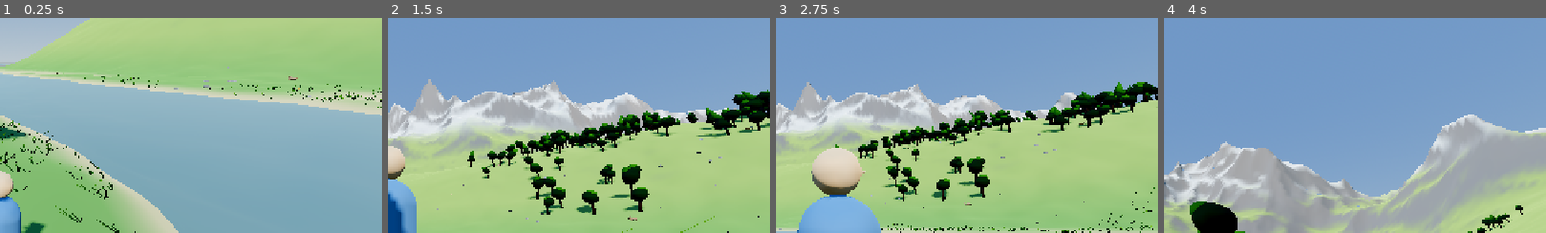
Above: before the commit, frames 1-4 (left to right).
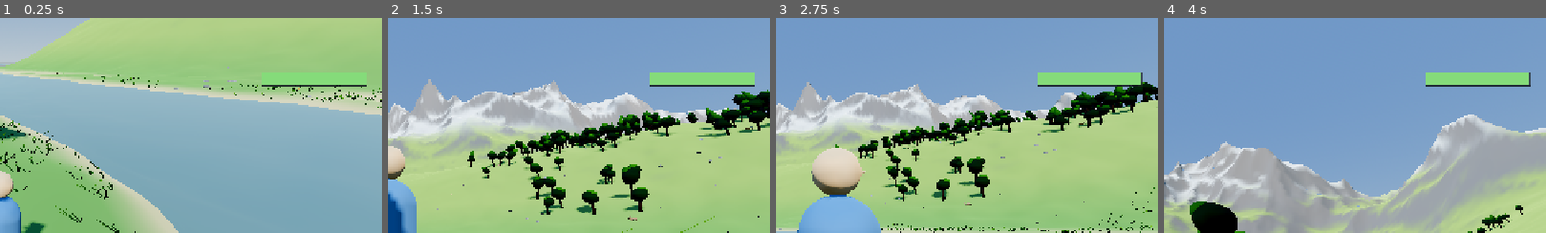
Above: after the commit, the same moments.

Repository: kabartay/aava
Game: Godot game, scene res://main.tscn
The game is run twice, just before and just after one commit, with the same random seed, the same clock (stepped at 60 frames per second) and the same inputs.
Inputs (mouse positions are % of the whole screen's width and height, from its top left):
- Up to frame 1 (0.25 s): no input
- Up to frame 2 (1.5 s): tap Enter at 0.5 s; drag from (50, 50) to (60, 28) at 0.52 s; drag from (10, 29) to (45, 70) at 1.27 s
- Up to frame 3 (2.75 s): move the mouse to (60, 28) at 2.02 s; hold D (move_right) from 2.03 s (still down); tap Enter at 2.1 s; click (60, 28) at 2.17 s
- Up to frame 4 (4 s): release D (move_right) at 2.75 s; drag from (45, 70) to (20, 35) at 2.77 s; move the mouse to (80, 65) at 3.52 s; hold A (move_left) from 3.53 s (still down); tap Shift (sprint) at 3.6 s; click (80, 65) at 3.67 s; tap Space (jump) at 3.77 s
The pictures show only the part of the screen within x 50-100%, y 15-65%; the shares and areas given below are measured in that part.

The runs differ from the first frame. In frame 1, 0.3% of the frame differs, in the area x 68-96%, y 27-32%; in frame 2, 1.8%, in the area x 68-96%, y 25-32%; in frame 3, 1.8%; in frame 4, 1.8%.

Commit message:
Add energy and a water bottle that fills at the river
Energy paces the day without ever stranding a child. Running drains it, walking
and resting return it, and at zero the player still walks at full speed — only
running is withheld. A game that makes a six-year-old crawl home is a game he
stops playing. Getting back to running takes about five seconds of rest.

The bottle bought in the shop fills by walking into the shallows, with no
button: a child who waded in has already said what he wants. Four drinks per
fill. A drink restores a third of the bar.

Water also waters animals. Anything living more than 60 m from the river can be
thirsty, and giving it a drink pays the same as feeding it — so the bottle is an
alternative to carrying sticks and cones, not a way around the cooldown. Beavers
are never thirsty.

The gauge draws an energy bar that turns amber then red, and a bottle with a
visible water line. No numbers: 0-100 is exact and unreadable at six.

Adds a splash sound synthesised from damped noise rather than a tone, since
water has no pitch.

Checks cover the property that matters most — walking speed is never affected by
energy, so there is no way to be stranded — plus fill/drink/pour arithmetic and
that being tired is explained in all three languages.

Diff:
--- a/src/audio/sounds.gd
+++ b/src/audio/sounds.gd
@@ -40,6 +40,7 @@
 	CLEARED,    # a rock was jumped
 	GROWN,      # a sapling reached its next stage
 	CHIME,      # the world answering: a grove, birds
+	SPLASH,     # water: filling the bottle, watering an animal
 }
 
 var _players: Array[AudioStreamPlayer] = []
@@ -94,8 +95,38 @@
 			return _tone([SCALE[5], SCALE[7], SCALE[9]], 0.30, 0.55)
 		Sound.GROWN:
 			return _tone([SCALE[1], SCALE[3], SCALE[6]], 0.42, 0.5)
+		Sound.SPLASH:
+			return _splash(0.22)
 		_:
 			return _tone([SCALE[7], SCALE[9], SCALE[8]], 0.60, 0.45)
+
+## Filtered noise under a soft envelope: water has no pitch, so a tone is
+## exactly wrong for it. The slow attack is what separates a splash from a
+## thump — water gives way before it resists.
+func _splash(seconds: float) -> AudioStreamWAV:
+	var samples := int(RATE * seconds)
+	var data := PackedByteArray()
+	data.resize(samples * 2)
+
+	var noise := RandomNumberGenerator.new()
+	noise.seed = 20260904
+	# Carries the previous sample forward so the noise is damped rather than
+	# hissing; a plain random series sounds like radio static.
+	var carried := 0.0
+
+	for i in samples:
+		var progress := float(i) / float(samples)
+		var envelope := minf(progress * 12.0, 1.0) * pow(1.0 - progress, 1.6)
+		carried = lerpf(carried, noise.randf_range(-1.0, 1.0), 0.34)
+		var value := carried * envelope * 0.5
+		var sample := int(clampf(value, -1.0, 1.0) * 32767.0)
+		data.encode_s16(i * 2, sample)
+
+	var stream := AudioStreamWAV.new()
+	stream.format = AudioStreamWAV.FORMAT_16_BITS
+	stream.mix_rate = RATE
+	stream.data = data
+	return stream
 
 ## A short run of partials under one envelope. `rising` plays them upward in
 ## time rather than together, which is what turns a chord into a little tune.
--- a/src/dev/capture.gd
+++ b/src/dev/capture.gd
@@ -23,6 +23,8 @@
 ##   --lang=en|fr|ru  which language to draw the interface in
 ##   --zoom=METRES  pull the camera this far further out than its default
 ##   --shop=1  open the shop panel, with coins to spend
+##   --energy=N  draw the energy bar at this fraction (0..1)
+##   --water=N  draw the bottle at this fraction, and carry one
 ##   --animals=1  place one of every animal in front of the camera
 ##   --kick=SECONDS kick the nearest ball, then watch it fly for this long
 ##   --power=0..1   how hard to kick it
@@ -54,6 +56,8 @@
 var _kick_loft := 0.25
 var _zoom := 0.0
 var _shop := false
+var _energy := 1.0
+var _water := -1.0
 var _animals := false
 var _coins := 40
 var _house := false
@@ -153,6 +157,7 @@
 			&"care": func() -> void: pass,
 			&"shop": func() -> void: pass,
 			&"buy": func(_item: StringName) -> void: pass,
+			&"drink": func() -> void: pass,
 		}
 	)
 
@@ -177,6 +182,7 @@
 
 	# After the interface exists, or these paint onto nothing.
 	_hud.set_coins(_coins)
+	_hud.set_vitals(_energy, maxf(_water, 0.0), _water >= 0.0)
 	if _shop:
 		_hud.set_shop_open(true, _coins, {})
 	if _animals:
@@ -423,6 +429,10 @@
 				_zoom = value.to_float()
 			"shop":
 				_shop = value.to_int() != 0
+			"energy":
+				_energy = value.to_float()
+			"water":
+				_water = value.to_float()
 			"animals":
 				_animals = value.to_int() != 0
 			"coins":
--- a/src/dev/ci_check.gd
+++ b/src/dev/ci_check.gd
@@ -34,6 +34,7 @@
 	_check_caring_pays()
 	_check_the_shop_adds_up()
 	_check_nodes_are_usable_immediately()
+	_check_energy_never_strands()
 
 	if _failures > 0:
 		printerr("FAILED: %d check(s)" % _failures)
@@ -349,7 +350,7 @@
 		"Atmosphere", "PlantMeshes", "Vegetation", "VegetationTile", "Pickups",
 		"Birds", "World", "Player", "CameraRig", "CameraPad", "Hud",
 		"InputActions", "ItemKinds", "Inventory", "SaveGame", "Wiring",
-		"BuildKinds", "Structures", "BuildMode", "Backpack", "Text", "HouseParts", "Minimap", "PartIcon", "Sounds", "Tasks", "Animals", "AnimalKinds", "Wallet", "ShopStock",
+		"BuildKinds", "Structures", "BuildMode", "Backpack", "Text", "HouseParts", "Minimap", "PartIcon", "Sounds", "Tasks", "Animals", "AnimalKinds", "Wallet", "ShopStock", "Vitals",
 		"Pitch", "Ball", "Goal", "FootballGround", "Boulders", "HouseParts",
 	])
 	var missing := PackedStringArray()
@@ -1008,3 +1009,83 @@
 
 	build.queue_free()
 	structures.queue_free()
+
+## Energy paces the day. The one thing it must never do is leave a child unable
+## to get home, so most of this check is about what stays possible at zero.
+func _check_energy_never_strands() -> void:
+	print("energy paces without stranding")
+	var vitals := Vitals.new()
+
+	_expect(is_equal_approx(vitals.fraction(), 1.0), "a new player starts rested")
+
+	# Run it flat.
+	for _i in 200:
+		vitals.advance(1.0, true, true)
+	_expect(vitals.fraction() <= 0.0001, "running long enough empties the bar")
+	_expect(not vitals.can_run(), "an empty bar stops the running")
+
+	# The critical property: walking is never taken away.
+	var walked := Player.WALK_SPEED
+	_expect(walked > 0.0, "walking speed is unaffected by energy — there is no way to be stranded")
+
+	# Resting brings it back, and within a reasonable wait.
+	var seconds := 0.0
+	while not vitals.can_run() and seconds < 600.0:
+		vitals.advance(1.0, false, false)
+		seconds += 1.0
+	_expect(vitals.can_run(), "resting restores the ability to run")
+	_expect(seconds <= 30.0, "the wait to run again is %d s, not a punishment" % int(seconds))
+
+	# Walking also recovers, so heading home is never wasted time.
+	var walking := Vitals.new()
+	walking.energy = 10.0
+	walking.advance(4.0, false, true)
+	_expect(walking.energy > 10.0, "walking recovers energy too, just slower than resting")
+
+	# Water: nothing works without the bottle, everything works with it.
+	var thirsty := Vitals.new()
+	thirsty.energy = 10.0
+	_expect(not thirsty.fill(), "no bottle, nothing to fill")
+	_expect(not thirsty.drink(), "no bottle, nothing to drink")
+
+	thirsty.grant_bottle()
+	_expect(thirsty.fill(), "the bottle fills at the river")
+	_expect(is_equal_approx(thirsty.water_fraction(), 1.0), "and it fills completely")
+	_expect(not thirsty.fill(), "a full bottle cannot be filled again")
+
+	var before := thirsty.energy
+	_expect(thirsty.drink(), "a full bottle gives a drink")
+	_expect(thirsty.energy > before, "drinking restores energy")
+
+	var drinks := 1
+	while thirsty.drink():
+		drinks += 1
+	_expect(drinks == int(Vitals.MAX_WATER / Vitals.DRINK), "a full bottle holds %d drinks" % drinks)
+	_expect(not thirsty.drink(), "an empty bottle gives nothing")
+
+	# Pouring for an animal costs water and returns no energy.
+	var pouring := Vitals.new()
+	pouring.grant_bottle()
+	pouring.fill()
+	pouring.energy = 20.0
+	_expect(pouring.pour(), "water can be poured out for an animal")
+	_expect(is_equal_approx(pouring.energy, 20.0), "pouring for an animal gives the player nothing back")
+	_expect(pouring.water < Vitals.MAX_WATER, "but it does cost water")
+
+	# Drinking must never overflow the bar.
+	var brimming := Vitals.new()
+	brimming.grant_bottle()
+	brimming.fill()
+	brimming.drink()
+	_expect(brimming.energy <= Vitals.MAX_ENERGY, "drinking while full does not overflow")
+
+	var restored := Vitals.new()
+	restored.from_data(pouring.to_data())
+	_expect(restored.has_bottle, "the bottle survives a save")
+	_expect(is_equal_approx(restored.water, pouring.water), "the water level survives a save")
+	_expect(is_equal_approx(restored.energy, pouring.energy), "energy survives a save")
+
+	for code in [Text.EN, Text.FR, Text.RU]:
+		Text.set_language(code)
+		_expect(not Text.of("say_tired").begins_with("?"), "being tired is explained in %s" % code)
+	Text.set_language(Text.EN)
--- /dev/null
+++ b/src/game/vitals.gd
@@ -0,0 +1,122 @@
+class_name Vitals
+extends RefCounted
+
+## Energy, and the water carried to restore it.
+##
+## The design rule here is that energy paces the day; it never strands a child.
+## Running costs energy and walking does not, so energy is a reason to walk
+## sometimes rather than a punishment for having run. At zero the player still
+## walks at full speed — only running is withheld — because a game that makes a
+## six-year-old crawl home is a game he stops playing.
+##
+## Water is the other half: the bottle bought in the shop fills at the river and
+## empties into either the player or a thirsty animal. That gives the river a
+## use beyond scenery and the bottle a use beyond being the cheapest thing in
+## the shop.
+
+signal energy_changed(fraction: float)
+signal water_changed(fraction: float)
+signal exhausted()
+signal revived()
+
+## Full energy in seconds of continuous running. Roughly a minute and a half,
+## which is far enough to cross the valley and back at a run.
+const MAX_ENERGY := 90.0
+
+## What running costs, and what standing still returns. Recovery is deliberately
+## slower than the drain, so running is a choice, but it is never so slow that
+## waiting feels like a punishment.
+const RUN_DRAIN := 1.0
+const REST_RECOVERY := 0.42
+const WALK_RECOVERY := 0.16
+
+## A full bottle. Four drinks, so it is worth carrying and worth refilling.
+const MAX_WATER := 4.0
+const DRINK := 1.0
+
+## What one drink restores, as a fraction of full energy.
+const DRINK_RESTORE := 0.34
+
+## Below this the player cannot run. Not zero, so there is a moment of warning
+## rather than a sudden stop.
+const TIRED := 0.02
+
+var energy := MAX_ENERGY
+var water := 0.0
+var has_bottle := false
+
+var _was_tired := false
+
+func fraction() -> float:
+	return energy / MAX_ENERGY
+
+func water_fraction() -> float:
+	return water / MAX_WATER if has_bottle else 0.0
+
+func can_run() -> bool:
+	return fraction() > TIRED
+
+## Called every frame with what the player is actually doing.
+func advance(delta: float, running: bool, moving: bool) -> void:
+	var before := energy
+	if running and moving:
+		energy -= RUN_DRAIN * delta
+	elif moving:
+		energy += WALK_RECOVERY * delta
+	else:
+		energy += REST_RECOVERY * delta
+	energy = clampf(energy, 0.0, MAX_ENERGY)
+
+	# Announce crossing the tired line in both directions, so the interface can
+	# say why running stopped working and, more importantly, when it works
+	# again. A control that goes quiet without explanation reads as broken.
+	var tired_now := not can_run()
+	if tired_now and not _was_tired:
+		exhausted.emit()
+	elif not tired_now and _was_tired:
+		revived.emit()
+	_was_tired = tired_now
+
+	if not is_equal_approx(before, energy):
+		energy_changed.emit(fraction())
+
+## Fill at the river. Returns true if anything was actually taken on board.
+func fill() -> bool:
+	if not has_bottle or is_equal_approx(water, MAX_WATER):
+		return false
+	water = MAX_WATER
+	water_changed.emit(water_fraction())
+	return true
+
+## Drink. Returns true if there was water to drink.
+func drink() -> bool:
+	if not has_bottle or water < DRINK:
+		return false
+	water -= DRINK
+	energy = minf(MAX_ENERGY, energy + MAX_ENERGY * DRINK_RESTORE)
+	water_changed.emit(water_fraction())
+	energy_changed.emit(fraction())
+	return true
+
+## Pour a drink out for an animal. Same cost, no energy back.
+func pour() -> bool:
+	if not has_bottle or water < DRINK:
+		return false
+	water -= DRINK
+	water_changed.emit(water_fraction())
+	return true
+
+func grant_bottle() -> void:
+	has_bottle = true
+	water_changed.emit(water_fraction())
+
+func to_data() -> Dictionary:
+	return {"energy": energy, "water": water, "bottle": has_bottle}
+
+func from_data(data: Dictionary) -> void:
+	energy = clampf(float(data.get("energy", MAX_ENERGY)), 0.0, MAX_ENERGY)
+	water = clampf(float(data.get("water", 0.0)), 0.0, MAX_WATER)
+	has_bottle = bool(data.get("bottle", false))
+	_was_tired = not can_run()
+	energy_changed.emit(fraction())
+	water_changed.emit(water_fraction())
--- a/src/game/wiring.gd
+++ b/src/game/wiring.gd
@@ -16,7 +16,7 @@
 ## Every handler the interface can call. A missing one is reported by name.
 const HANDLERS := [
 	&"place", &"kick_start", &"kick_release", &"jump", &"remove",
-	&"language", &"reset", &"care", &"shop", &"buy",
+	&"language", &"reset", &"care", &"shop", &"buy", &"drink",
 ]
 
 static func connect_hud(
@@ -49,6 +49,7 @@
 	hud.care_pressed.connect(handlers.get(&"care", Callable()))
 	hud.shop_toggled.connect(handlers.get(&"shop", Callable()))
 	hud.shop_buy.connect(handlers.get(&"buy", Callable()))
+	hud.drink_pressed.connect(handlers.get(&"drink", Callable()))
 
 	# The map is attached here rather than by the caller, because the
 	# screenshot tool built its own interface and silently had no map — exactly
--- a/src/i18n/text.gd
+++ b/src/i18n/text.gd
@@ -146,6 +146,24 @@
 
 	# The shop, and what each thing is for. Descriptions say what it does rather
 	# than what it is, because a child buys a verb.
+	"ui_drink": {
+		EN: "drink", FR: "boire", RU: "попить",
+	},
+	"say_filled": {
+		EN: "bottle full", FR: "gourde pleine", RU: "бутылка полная",
+	},
+	"say_tired": {
+		EN: "too tired to run — rest, or have a drink",
+		FR: "trop fatigué pour courir — repose-toi, ou bois un coup",
+		RU: "устал бежать — отдохни или попей",
+	},
+	"say_rested": {
+		EN: "you can run again", FR: "tu peux courir à nouveau",
+		RU: "снова можно бежать",
+	},
+	"say_watered": {
+		EN: "%s had a drink", FR: "%s a bu", RU: "%s попил",
+	},
 	"ui_shop": {EN: "shop", FR: "boutique", RU: "магазин"},
 	"ui_coins": {EN: "coins", FR: "pièces", RU: "монеты"},
 	"ui_owned": {EN: "yours", FR: "à toi", RU: "твоё"},
--- a/src/main.gd
+++ b/src/main.gd
@@ -32,6 +32,7 @@
 var sounds: Sounds
 var tasks: Tasks
 var wallet: Wallet
+var vitals: Vitals
 
 var _waiting_for_ground := false
 var _autosave := AUTOSAVE_SECONDS
@@ -66,6 +67,19 @@
 	wallet = Wallet.new()
 	if save.has("wallet"):
 		wallet.from_data(save["wallet"])
+
+	vitals = Vitals.new()
+	# The bottle is a shop purchase, so a restored game that already bought one
+	# still carries it.
+	if wallet.has(ShopStock.BOTTLE):
+		vitals.grant_bottle()
+	if save.has("vitals"):
+		vitals.from_data(save["vitals"])
+
+	vitals.energy_changed.connect(func(_f: float) -> void: _refresh_vitals())
+	vitals.water_changed.connect(func(_f: float) -> void: _refresh_vitals())
+	vitals.exhausted.connect(func() -> void: hud.announce(Text.of("say_tired"), 3.0))
+	vitals.revived.connect(func() -> void: hud.announce(Text.of("say_rested"), 2.0))
 
 	world = World.new(seed_value)
 	world.name = "World"
@@ -166,6 +180,19 @@
 	# nothing in the controller has to know that jumping rocks is a game.
 	world.boulders.watch(player.global_position, not player.is_on_floor())
 	world.animals.watch(player.global_position, inventory)
+
+	# Energy follows what the player actually did this frame, and gates running
+	# on the next one.
+	vitals.advance(delta, player.is_running, player.is_moving)
+	player.may_run = vitals.can_run()
+
+	# Standing in the shallows fills the bottle without a button. A child who
+	# walks into the river to fill up has already expressed the intent; asking
+	# him to also find a control would be asking twice.
+	if vitals.has_bottle and _standing_in_water():
+		if vitals.fill():
+			sounds.play(Sounds.Sound.SPLASH)
+			hud.announce(Text.of("say_filled"), 1.6)
 
 	# The care button says what the animal in front of you wants, at the moment
 	# you can do something about it.
@@ -265,13 +292,38 @@
 		&"care": _on_care,
 		&"shop": _on_shop,
 		&"buy": _on_buy,
+		&"drink": _on_drink,
 	}
 
 ## Feeding or stroking whatever is in front of the player.
+func _refresh_vitals() -> void:
+	hud.set_vitals(vitals.fraction(), vitals.water_fraction(), vitals.has_bottle)
+
+## True when the player is standing in water shallow enough to reach into.
+func _standing_in_water() -> bool:
+	var at := player.global_position
+	return at.y < HeightField.WATER_LEVEL + 0.9 and world.field.distance_to_river(at.x, at.z) < 30.0
+
+func _on_drink() -> void:
+	if vitals.drink():
+		sounds.play(Sounds.Sound.PICKUP)
+	_refresh_vitals()
+
 func _on_care() -> void:
 	var animal := world.animals.nearest_caring(player.global_position, inventory)
 	if animal.is_empty():
 		return
+	# A thirsty animal takes water rather than food. This is the bottle's second
+	# use and the reason it is the cheapest thing in the shop.
+	if world.animals.is_thirsty(animal) and vitals.has_bottle and vitals.water >= Vitals.DRINK:
+		if vitals.pour():
+			var reward := world.animals.water_for(animal)
+			wallet.earn(reward)
+			sounds.play(Sounds.Sound.SPLASH)
+			hud.announce(Text.format("say_watered", [AnimalKinds.label(animal["kind"])]), 2.0)
+			_refresh_vitals()
+			return
+
 	var coins := world.animals.care_for(animal, inventory)
 	if coins <= 0:
 		return
@@ -284,6 +336,9 @@
 
 func _on_buy(item: StringName) -> void:
 	if wallet.buy(item, ShopStock.price(item)):
+		if item == ShopStock.BOTTLE:
+			vitals.grant_bottle()
+			_refresh_vitals()
 		sounds.play(Sounds.Sound.GOAL)
 		hud.announce(Text.format("say_bought", [ShopStock.label(item)]), 3.0)
 	else:
@@ -395,6 +450,7 @@
 		"boulders": world.boulders.to_data(),
 		"tasks": tasks.to_data(),
 		"wallet": wallet.to_data(),
+		"vitals": vitals.to_data(),
 		"animals": world.animals.to_data(),
 	})
 
--- a/src/player/player.gd
+++ b/src/player/player.gd
@@ -35,6 +35,12 @@
 signal landed(speed: float)
 
 var camera_yaw := 0.0
+
+## Set by the game from the player's energy. False means walk-only.
+var may_run := true
+## Read back by the game to decide what energy the movement actually cost.
+var is_running := false
+var is_moving := false
 
 var _coyote := 0.0
 var _buffered_jump := 0.0
@@ -165,6 +171,12 @@
 		top = RUN_SPEED
 		push = maxf(push, 1.0)
 
+	# Too tired to run, but never too tired to walk. Energy shapes the pace of a
+	# day; it must not strand a child halfway up a hill.
+	if not may_run:
+		top = minf(top, WALK_SPEED)
+	is_running = top > WALK_SPEED + 0.01 and wish.length_squared() > 0.01
+
 	var target := wish * top * minf(push, 1.0)
 	var horizontal := Vector3(velocity.x, 0.0, velocity.z)
 
@@ -172,6 +184,7 @@
 	if wish.length_squared() < 0.01 and grounded:
 		rate = GROUND_FRICTION
 	horizontal = horizontal.move_toward(target, rate * delta)
+	is_moving = horizontal.length_squared() > 0.35
 
 	velocity.x = horizontal.x
 	velocity.z = horizontal.z
--- a/src/ui/hud.gd
+++ b/src/ui/hud.gd
@@ -32,6 +32,7 @@
 signal care_pressed()
 signal shop_toggled()
 signal shop_buy(item: StringName)
+signal drink_pressed()
 
 var _stick: VirtualJoystick
 var _backpack: Backpack
@@ -68,6 +69,8 @@
 var _task_label: Label
 var _care_button: Button
 var _coins_label: Label
+var _vitals: VitalsGauge
+var _drink_button: Button
 var _shop: PanelContainer
 var _shop_rows: Dictionary = {}
 
@@ -197,6 +200,16 @@
 	# Coins sit beside the bag, because they are the other thing you have.
 	_coins_label = _label(26, Color(1.0, 0.90, 0.52))
 	_coins_label.visible = false
+
+	_vitals = VitalsGauge.new()
+	add_child(_vitals)
+
+	# Only shown when there is something to drink, so it never sits there
+	# inert inviting a press that does nothing.
+	_drink_button = _button(Text.of("ui_drink"), Color(0.58, 0.82, 0.96))
+	_drink_button.visible = false
+	_drink_button.pressed.connect(func() -> void: drink_pressed.emit())
+	add_child(_drink_button)
 	add_child(_coins_label)
 
 	_shop = _build_shop()
@@ -451,6 +464,15 @@
 			row.disabled = mine
 	_layout()
 
+## Energy and water, and whether a drink is worth offering.
+func set_vitals(energy: float, water: float, carries_bottle: bool) -> void:
+	_vitals.set_energy(energy)
+	_vitals.set_water(water, carries_bottle)
+	var can_drink := carries_bottle and water > 0.0
+	if _drink_button.visible != can_drink:
+		_drink_button.visible = can_drink
+		_layout()
+
 func is_shop_open() -> bool:
 	return _shop.visible
 
@@ -769,6 +791,18 @@
 		_backpack.position.y + _backpack.size.y + 8.0
 	)
 
+	# Under the coins, at the same right edge as the bag above it.
+	_vitals.size = _vitals.custom_minimum_size
+	_vitals.position = Vector2(
+		safe.position.x + safe.size.x - VitalsGauge.WIDTH - MARGIN,
+		_coins_label.position.y + _coins_label.size.y + 10.0
+	)
+
+	_drink_button.position = Vector2(
+		safe.position.x + safe.size.x - _drink_button.size.x - MARGIN,
+		_vitals.position.y + _vitals.size.y + 10.0
+	)
+
 	# Centred low, where the kick button sits, since the two never both apply.
 	_care_button.position = Vector2(
 		safe.position.x + safe.size.x * 0.5 - _care_button.size.x * 0.5,
--- /dev/null
+++ b/src/ui/vitals_gauge.gd
@@ -0,0 +1,84 @@
+class_name VitalsGauge
+extends Control
+
+## Energy and water, drawn together under the coin count.
+##
+## A number from 0 to 100 would be exact and useless: the six-year-old cannot
+## read it and the ten-year-old would have to stop and interpret it. A bar that
+## drains and a bottle that empties are read at a glance without being taught.
+##
+## Both are drawn against custom_minimum_size rather than size, because inside a
+## container this control has no size when _draw first runs. See LESSONS.md.
+
+const WIDTH := 176.0
+const HEIGHT := 52.0
+
+const TRACK := Color(0.16, 0.18, 0.22, 0.78)
+const FULL := Color(0.52, 0.86, 0.48)
+const LOW := Color(0.94, 0.72, 0.32)
+const EMPTY := Color(0.90, 0.42, 0.38)
+const GLASS := Color(0.80, 0.88, 0.94, 0.85)
+const WATER := Color(0.38, 0.66, 0.86)
+const OUTLINE := Color(0.06, 0.08, 0.11, 0.85)
+
+var energy := 1.0
+var water := 0.0
+var show_bottle := false
+
+func _init() -> void:
+	custom_minimum_size = Vector2(WIDTH, HEIGHT)
+	mouse_filter = Control.MOUSE_FILTER_IGNORE
+
+func set_energy(fraction: float) -> void:
+	energy = clampf(fraction, 0.0, 1.0)
+	queue_redraw()
+
+func set_water(fraction: float, carried: bool) -> void:
+	water = clampf(fraction, 0.0, 1.0)
+	show_bottle = carried
+	queue_redraw()
+
+func _draw() -> void:
+	var extent := custom_minimum_size if custom_minimum_size.x > 0.0 else size
+	var bottle_room := extent.x * 0.24 if show_bottle else 0.0
+	var bar := Rect2(0.0, extent.y * 0.30, extent.x - bottle_room, extent.y * 0.40)
+
+	draw_rect(bar, TRACK)
+	if energy > 0.0:
+		# Green while there is plenty, amber as it runs down, red when running
+		# has stopped being possible — the colour is the warning, not a message.
+		var tint := FULL
+		if energy < 0.16:
+			tint = EMPTY
+		elif energy < 0.38:
+			tint = LOW
+		draw_rect(Rect2(bar.position, Vector2(bar.size.x * energy, bar.size.y)), tint)
+	draw_rect(bar, OUTLINE, false, 1.5)
+
+	if show_bottle:
+		_bottle(Rect2(
+			extent.x - bottle_room + 6.0, 0.0,
+			bottle_room - 6.0, extent.y
+		))
+
+## The same bottle as the shop icon, so the thing bought and the thing carried
+## are visibly the same object.
+func _bottle(box: Rect2) -> void:
+	var neck_w := box.size.x * 0.30
+	draw_rect(Rect2(
+		box.position.x + (box.size.x - neck_w) * 0.5, box.position.y,
+		neck_w, box.size.y * 0.20
+	), GLASS)
+
+	var body := Rect2(
+		box.position.x + box.size.x * 0.14, box.position.y + box.size.y * 0.20,
+		box.size.x * 0.72, box.size.y * 0.80
+	)
+	draw_rect(body, GLASS)
+	if water > 0.0:
+		var depth := body.size.y * water
+		draw_rect(Rect2(
+			body.position.x, body.position.y + body.size.y - depth,
+			body.size.x, depth
+		), WATER)
+	draw_rect(body, OUTLINE, false, 1.5)
--- a/src/world/animals.gd
+++ b/src/world/animals.gd
@@ -254,14 +254,48 @@
 		var node: Node3D = animal["node"]
 		if not is_instance_valid(node) or float(animal["cooldown"]) > 0.0:
 			continue
+		# An animal we cannot feed may still be one we can water, and the caller
+		# decides which. Filtering on food alone hid every thirsty squirrel from
+		# a player who had a full bottle but no cones.
 		var wanted := AnimalKinds.want(animal["kind"])
-		if wanted != &"" and inventory.count(wanted) <= 0:
+		if wanted != &"" and inventory.count(wanted) <= 0 and not is_thirsty(animal):
 			continue
 		var distance := node.position.distance_to(player_position)
 		if distance <= best_distance:
 			best_distance = distance
 			best = animal
 	return best
+
+## Thirst is separate from hunger: an animal far from the river wants a drink,
+## and that is what makes carrying a bottle worth the twelve coins. Animals that
+## live in the water are never thirsty, which is the joke and also the rule.
+const THIRSTY_DISTANCE := 60.0
+
+func is_thirsty(animal: Dictionary) -> bool:
+	if animal.is_empty() or float(animal["cooldown"]) > 0.0:
+		return false
+	var kind: StringName = animal["kind"]
+	if kind == AnimalKinds.BEAVER:
+		return false
+	var node: Node3D = animal["node"]
+	if not is_instance_valid(node):
+		return false
+	return field.distance_to_river(node.position.x, node.position.z) > THIRSTY_DISTANCE
+
+## Give it a drink. Pays the same as feeding, and starts the same cooldown, so
+## water is an alternative to food rather than a way around the cooldown.
+func water_for(animal: Dictionary) -> int:
+	if animal.is_empty() or float(animal["cooldown"]) > 0.0:
+		return 0
+	var kind: StringName = animal["kind"]
+	animal["cooldown"] = AnimalKinds.cooldown(kind)
+	var coins := AnimalKinds.coins(kind)
+	var node: Node3D = animal["node"]
+	cared_for.emit(kind, coins, node.position)
+	if not friends.has(kind):
+		friends[kind] = true
+		befriended.emit(kind)
+	return coins
 
 ## Feed or stroke it. Returns the coins earned, or zero.
 func care_for(animal: Dictionary, inventory: Inventory) -> int:
Not shown, added: src/game/vitals.gd.uid
Not shown, added: src/ui/vitals_gauge.gd.uid
